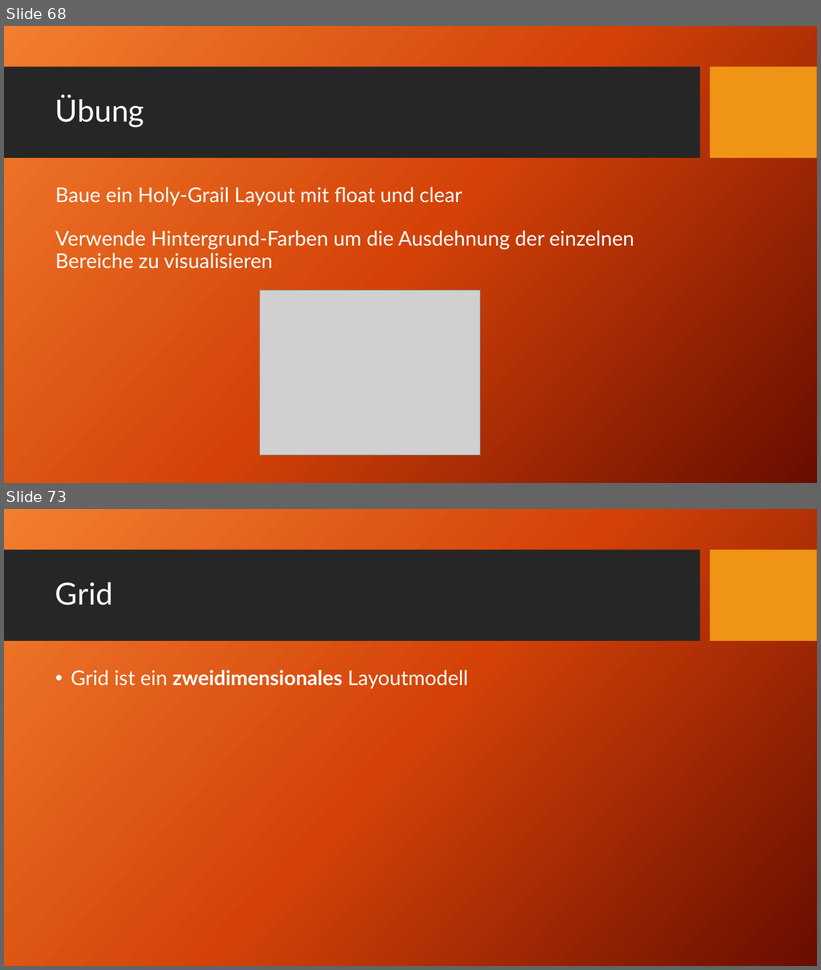
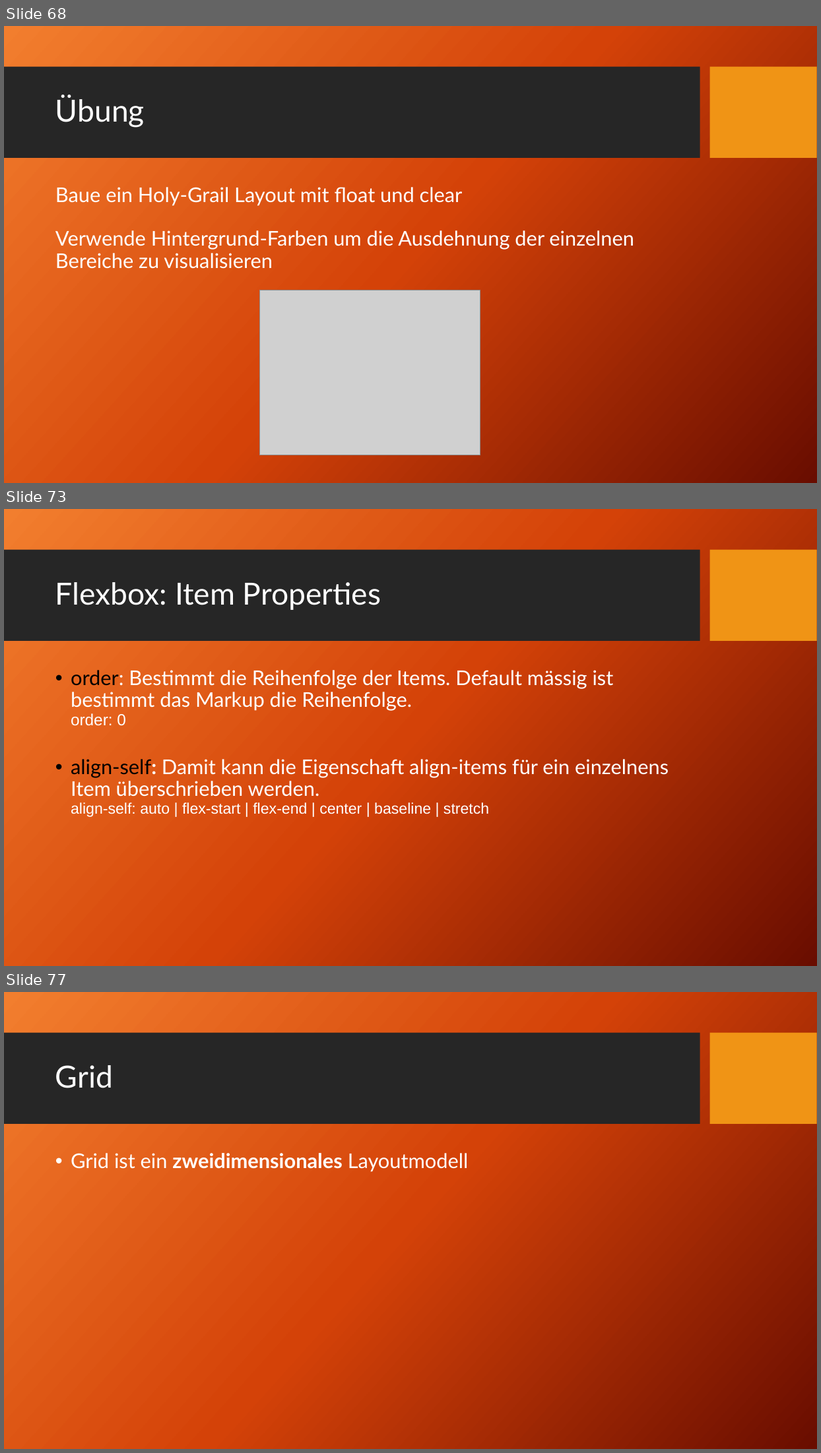
Before and after one commit to TomFrey/htmlCssBasicUebungen, a slide deck: html Schulung.pptx. Shown one above the other, each under a label of ours: slides 68 and 73 before the commit, slides 68, 73 and 77 after it; the slides between them are not shown. The pictures are 821x970 and 821x1453 pixels, drawn with LibreOffice and Linux fonts; fonts in the diff are those of the drawing; grey boxes stand for pictures; background and template pictures are left out. Boxes give left, top, right and bottom in pixels: in the first picture for what was removed or moved away, otherwise in the second. Text is boxed around its words. In the diff, an @@ line names an element or a change of style, - is before the commit and + after.

Commit message:
css Flexbox zur PowerPoint Präsentation hinzugefügt.

```diff
--- a/html Schulung.pptx
+++ b/html Schulung.pptx
@@ slide 73 added at (4, 509, 817, 966), background picture (left out); not listed: 2 template elements that a slide beside it also shows @@
@@ title added at (55, 582, 381, 610), 36 pt, text #FFFFFF @@
+Flexbox: Item Properties
@@ text added at (71, 670, 669, 817), 24 pt, text #FFFFFF @@
+• order: Bestimmt die Reihenfolge der Items. Default mässig ist bestimmt das Markup die Reihenfolge.
+  order: 0
+• align-self: Damit kann die Eigenschaft align-items für ein einzelnens Item überschrieben werden.
+  align-self: auto | flex-start | flex-end | center | baseline | stretch
@@ what was slide 73 is now slide 77 @@
```
Also in this commit, not shown: 2 slides changed, 3 other slides added.
